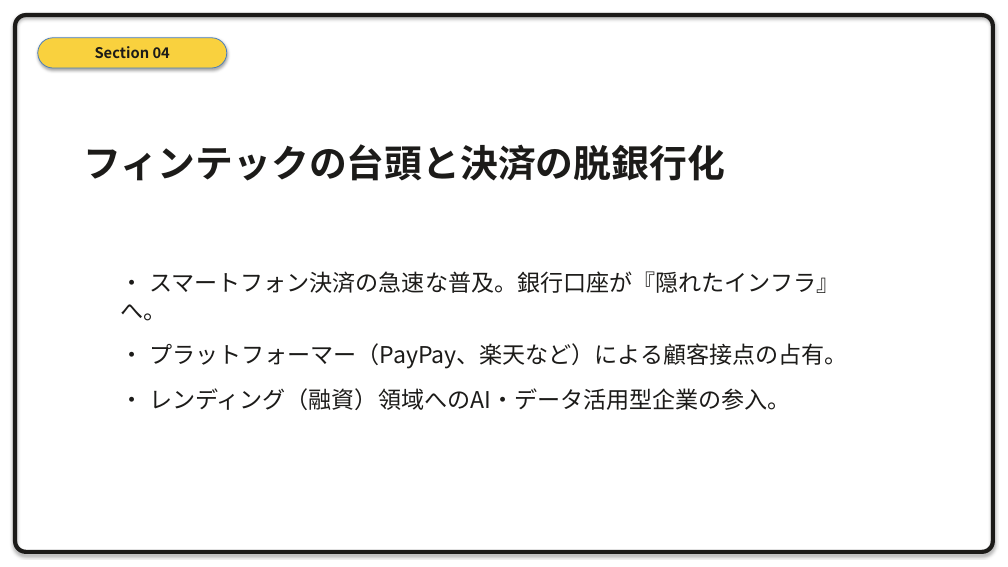
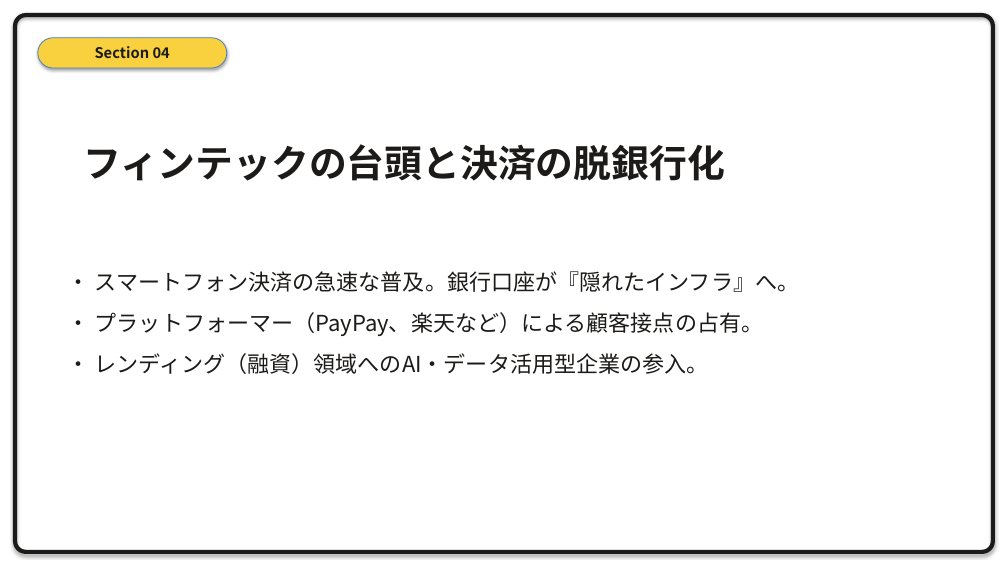
Before and after one commit to xilicrysta/bank-pptx, a slide deck: slide 18 of design-strategy/bank_strategy_presentation.pptx. Drawn at 1008x567 pixels with LibreOffice and Linux fonts; fonts in the diff are those of the drawing. Boxes give left, top, right and bottom in pixels: in the first picture for what was removed or moved away, otherwise in the second. Text is boxed around its words. In the diff, an @@ line names an element or a change of style, - is before the commit and + after.

```diff
--- a/design-strategy/bank_strategy_presentation.pptx
+++ b/design-strategy/bank_strategy_presentation.pptx
@@ text "• スマートフォン決済の急速な普及。銀行口座が『隠れたインフラ』へ。": place and size @@
-text "• スマートフォン決済の急速な普及。銀行口座が『隠れたインフラ』へ。" at box(121, 271, 848, 410)
+text "• スマートフォン決済の急速な普及。銀行口座が『隠れたインフラ』へ。" at box(95, 271, 799, 374)
@@ text "• スマートフォン決済の急速な普及。銀行口座が『隠れたインフラ』へ。" at box(95, 271, 799, 374): size 22 to 21 pt; less space between paragraphs @@
```
Also in this commit, not shown: 14 other slides changed, 1 other file.
